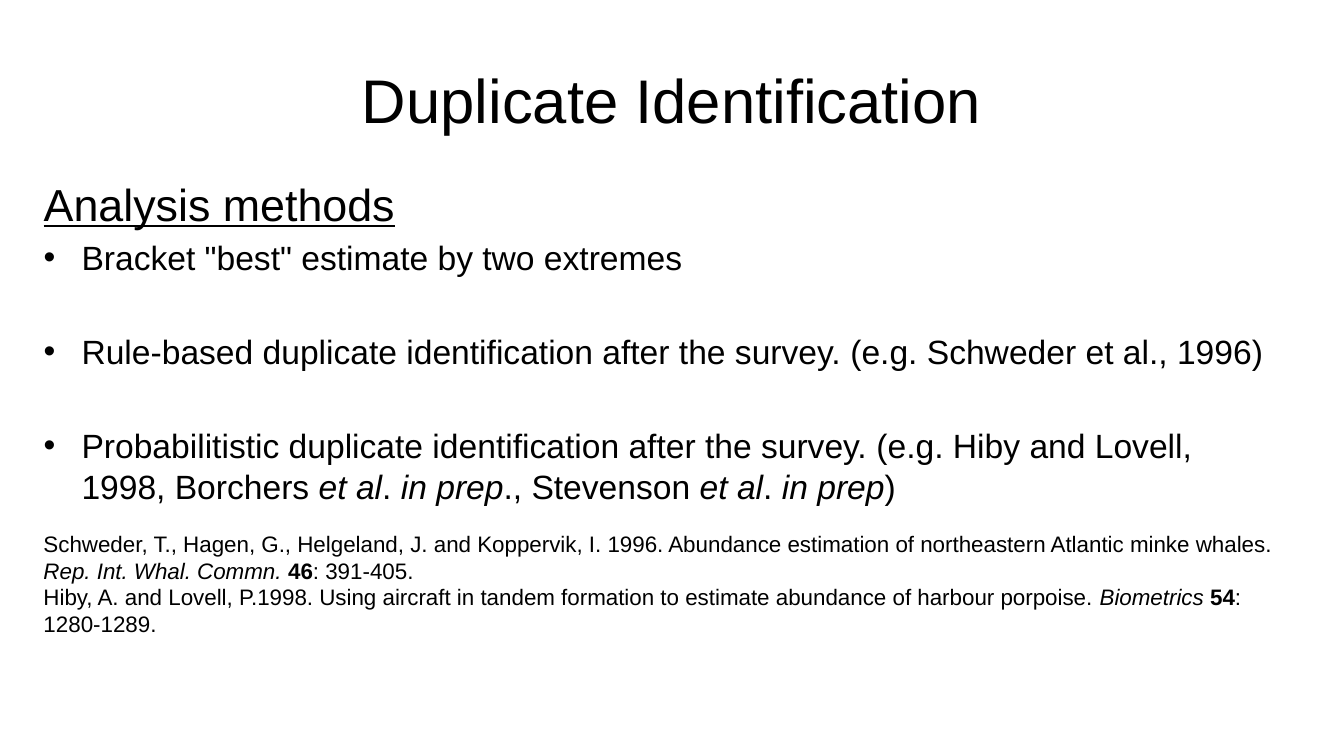
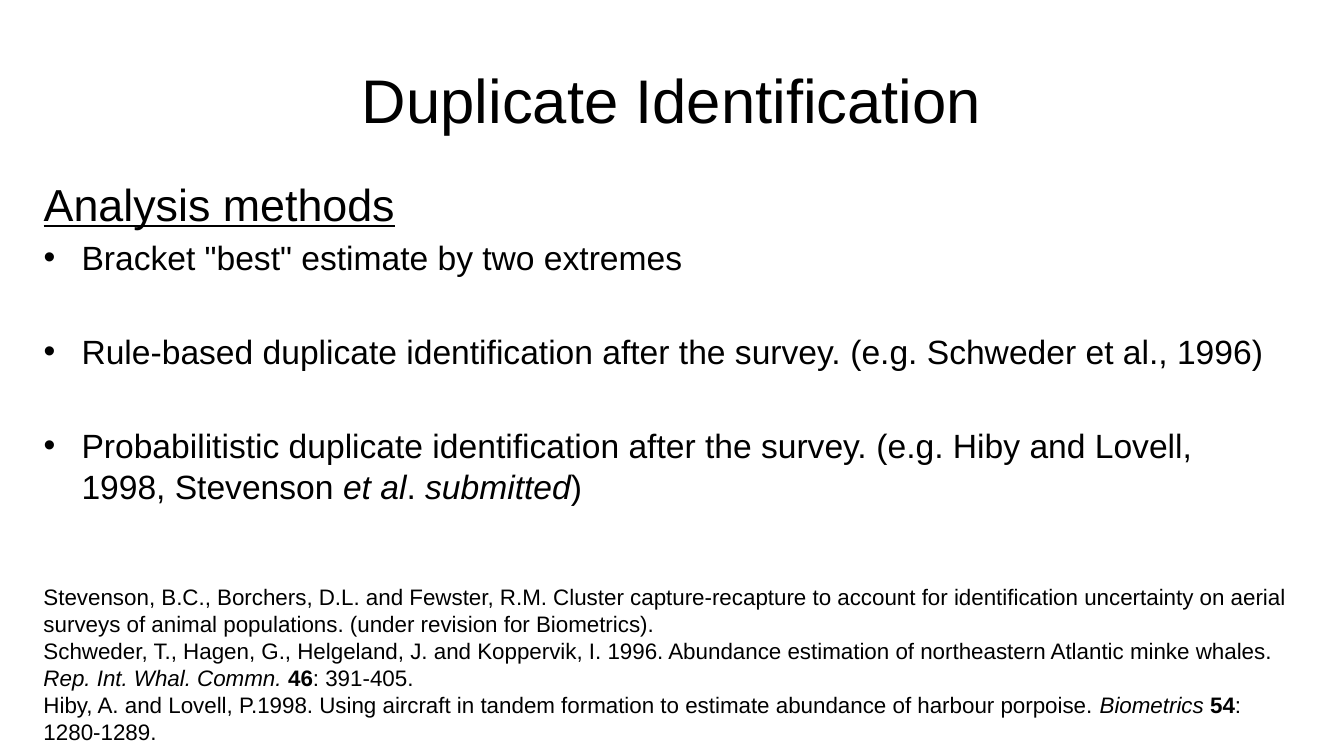
Before and after one commit to DistanceDevelopment/spatial-workshops, a slide deck: slide 11 of slides/mrds1-g0.pptx. Drawn at 1344x756 pixels with LibreOffice and Linux fonts; fonts in the diff are those of the drawing. Boxes give left, top, right and bottom in pixels: in the first picture for what was removed or moved away, otherwise in the second. Text is boxed around its words. In the diff, an @@ line names an element or a change of style, - is before the commit and + after.

Commit message:
mrds lecture update

```diff
--- a/slides/mrds1-g0.pptx
+++ b/slides/mrds1-g0.pptx
@@ text at box(82, 433, 1192, 506): text changed @@
-• Probabilitistic duplicate identification after the survey. (e.g. Hiby and Lovell, 1998, Borchers et al. in prep., Stevenson et al. in prep)
+• Probabilitistic duplicate identification after the survey. (e.g. Hiby and Lovell, 1998, Stevenson et al. submitted)
@@ text at box(43, 588, 1286, 637): paragraph added @@
+Stevenson, B.C., Borchers, D.L. and Fewster, R.M. Cluster capture-recapture to account for identification uncertainty on aerial surveys of animal populations. (under revision for Biometrics).
```
Also in this commit, not shown: 3 other files.
